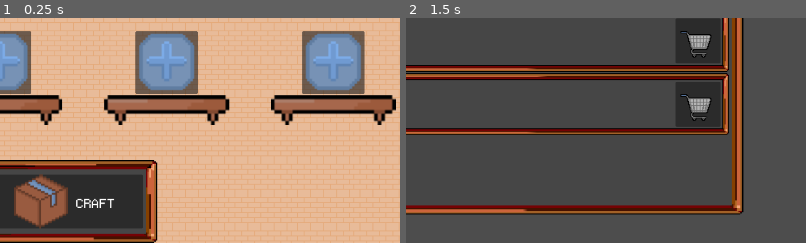
Above: before the commit, frames 1-2 (left to right).
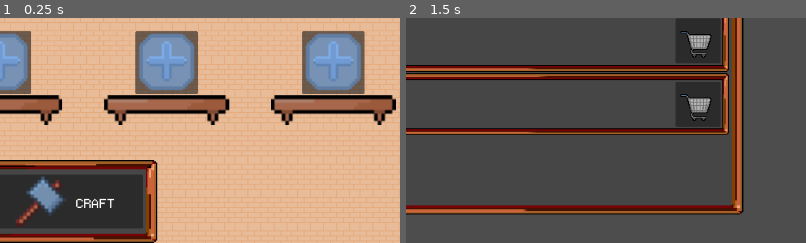
Above: after the commit, the same moments.

Repository: Wen-qqi/getRocks
Game: Godot game, scene res://main.tscn
The game is run twice, just before and just after one commit, with the same random seed, the same clock (stepped at 60 frames per second) and the same inputs.
Inputs (mouse positions are % of the whole screen's width and height, from its top left):
- Up to frame 1 (0.25 s): no input
- Up to frame 2 (1.5 s): click (12, 91) at 0.5 s; click (87, 27) at 1.25 s
The pictures show only the part of the screen within x 50-100%, y 50-100%; the shares and areas given below are measured in that part.

The runs differ from the first frame. In frame 1, 2.3% of the frame differs, in the area x 3-17%, y 69-94%; in frame 2, nothing differs.

Commit message:
added hammer art and changed craft texture

Diff:
--- a/main.tscn
+++ b/main.tscn
@@ -7,6 +7,7 @@
 [ext_resource type="Theme" uid="uid://cjx3jojv5j0w1" path="res://da-theme.tres" id="4_272bh"]
 [ext_resource type="Texture2D" uid="uid://cr2q31sd0qu41" path="res://art/shelves.png" id="5_lquwl"]
 [ext_resource type="Texture2D" uid="uid://bi0locg68a76x" path="res://art/plusButton.png" id="7_5vw27"]
+[ext_resource type="Texture2D" uid="uid://1ghqpqaeohj5" path="res://art/hammer.png" id="7_efxa6"]
 [ext_resource type="Texture2D" uid="uid://cbvotcfoqns2b" path="res://art/mainMenuButton.png" id="8_kek77"]
 [ext_resource type="Texture2D" uid="uid://cryqnxx3maswp" path="res://art/coin.png" id="9_4c57u"]
 [ext_resource type="Script" uid="uid://wjf6uqop3o3o" path="res://global/balance.gd" id="9_kek77"]
@@ -129,7 +130,7 @@
 
 [node name="TextureRect" type="TextureRect" parent="Menu/CraftFrame/Craft/HBoxContainer"]
 layout_mode = 2
-texture = ExtResource("3_h2yge")
+texture = ExtResource("7_efxa6")
 expand_mode = 2
 
 [node name="Label" type="Label" parent="Menu/CraftFrame/Craft/HBoxContainer"]
Binary file added: art/hammer.png
Not shown, added: art/hammer.png.import
Not shown: 1 places in main.tscn that only renumber resources
